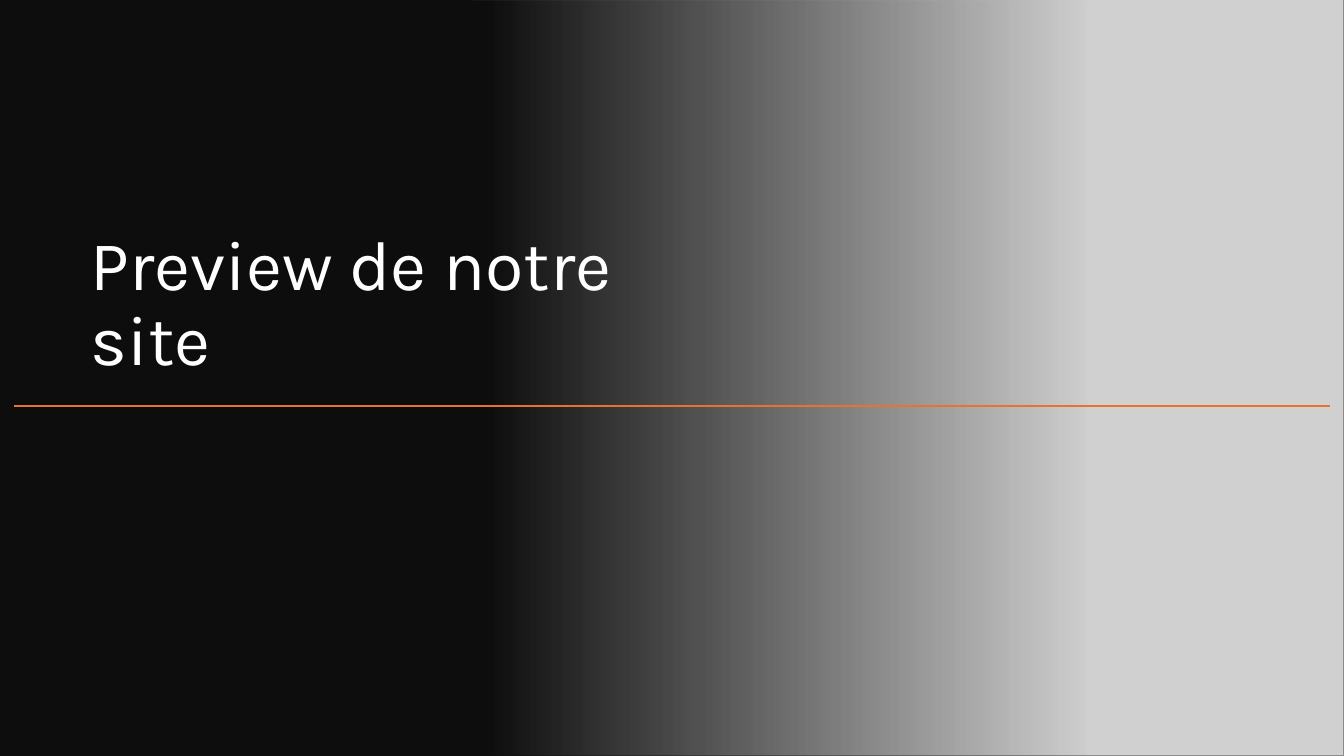
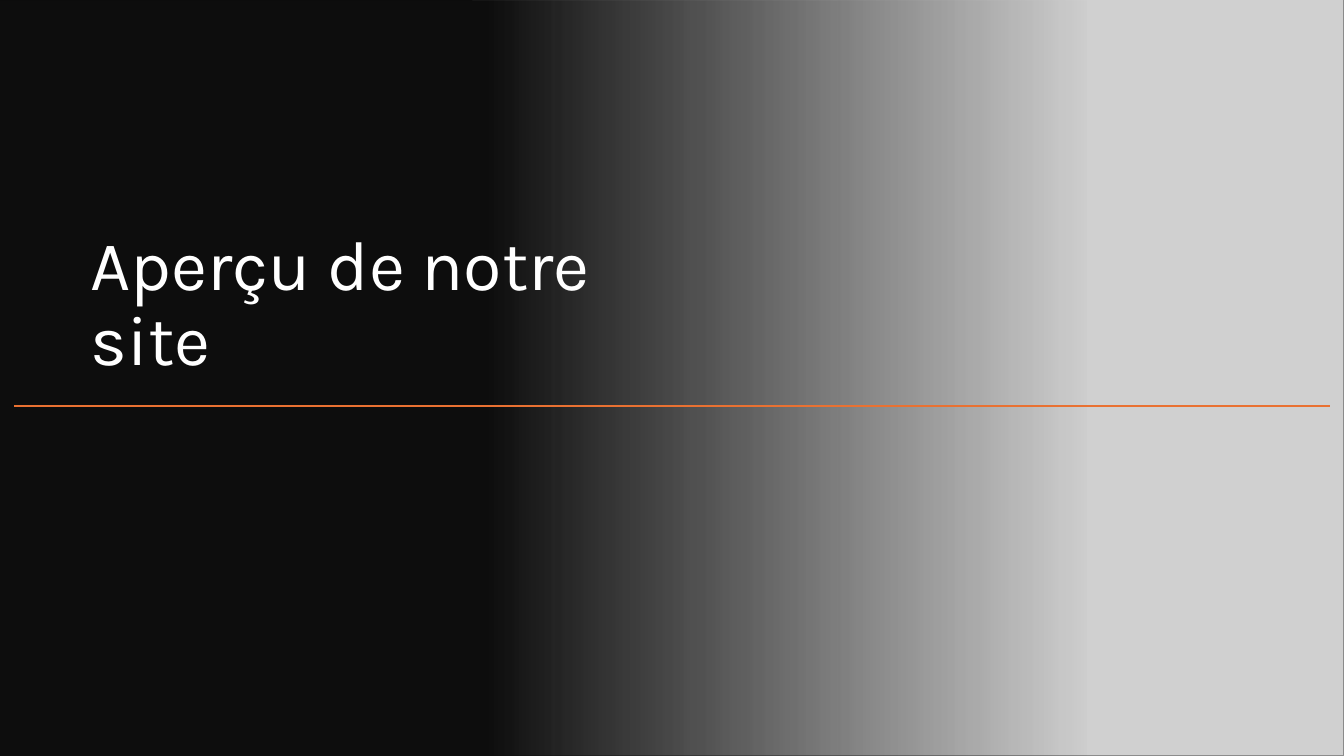
Before and after one commit to xpelletier07/Projet_Site_Immigration, a slide deck: slide 6 of Mandats/Mandat_3/Présentation.pptx. Drawn at 1344x756 pixels with LibreOffice and Linux fonts; fonts in the diff are those of the drawing; grey boxes stand for pictures. Boxes give left, top, right and bottom in pixels: in the first picture for what was removed or moved away, otherwise in the second. Text is boxed around its words. In the diff, an @@ line names an element or a change of style, - is before the commit and + after.

```diff
--- a/Mandats/Mandat_3/Présentation.pptx
+++ b/Mandats/Mandat_3/Présentation.pptx
@@ title at (90,242,590,366): text changed @@
-Preview de notre site
+Aperçu de notre site
```
Also in this commit, not shown: 1 other slide changed, 1 slide added.
